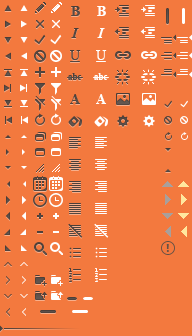
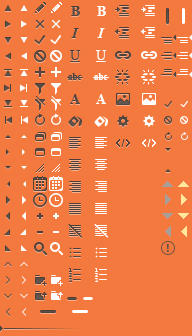
Comparing the layer stacks of the two 192px x 336px images. Changes:
added layer "view-html" in group "editor" over (116, 139, 130, 148)
added layer "view-html hover" in group "editor" over (142, 139, 156, 148)
